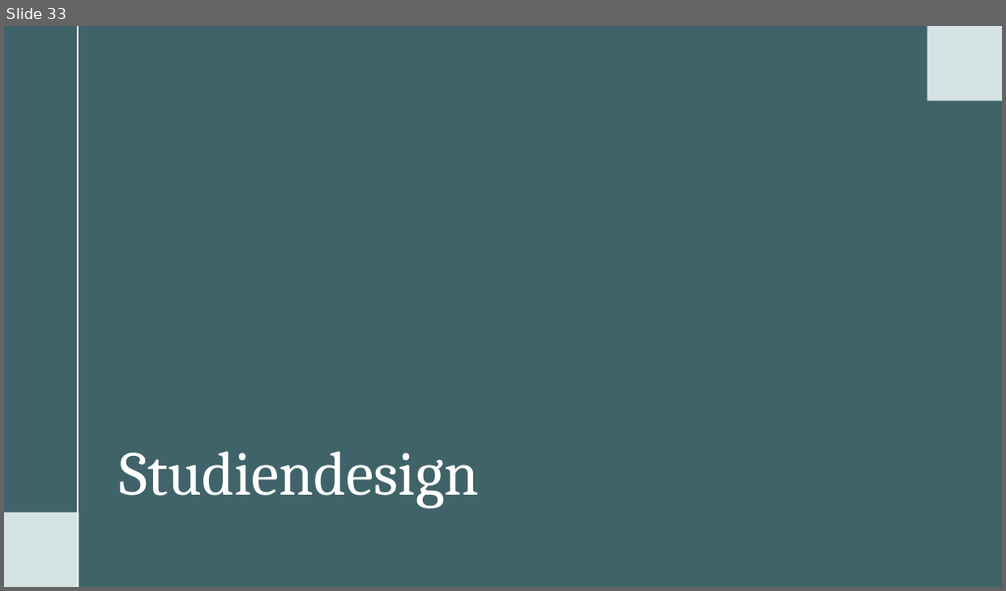
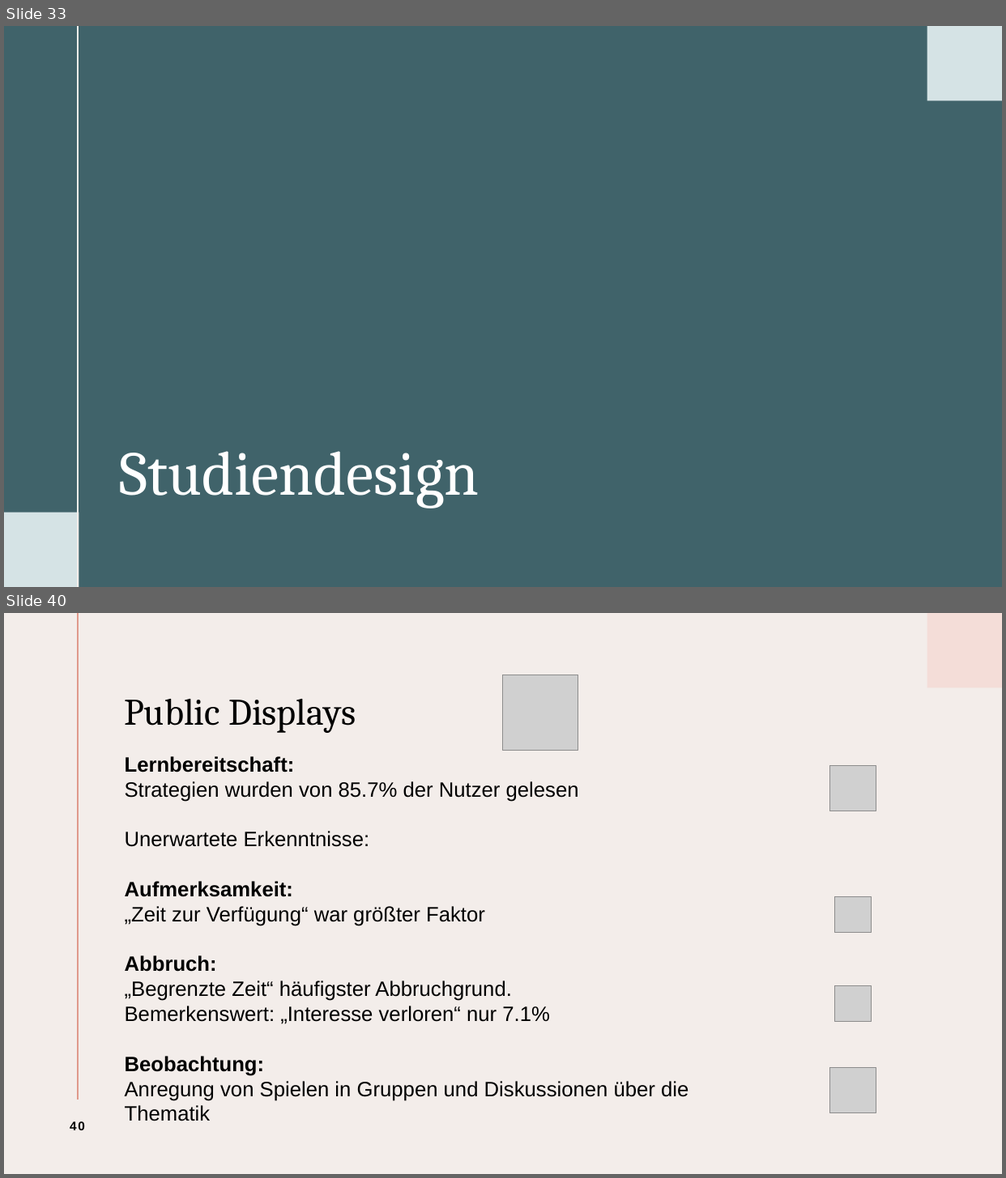
Before and after one commit to ToniHantschmann/deepfake_detector, a slide deck: presentation/presentation.pptx. Shown one above the other, each under a label of ours: slide 33 before the commit, slides 33 and 40 after it; the slides between them are not shown. The pictures are 1006x591 and 1006x1178 pixels, drawn with LibreOffice and Linux fonts; fonts in the diff are those of the drawing; grey boxes stand for pictures. Boxes give left, top, right and bottom in pixels: in the first picture for what was removed or moved away, otherwise in the second. Text is boxed around its words. In the diff, an @@ line names an element or a change of style, - is before the commit and + after.

```diff
--- a/presentation/presentation.pptx
+++ b/presentation/presentation.pptx
@@ slide 40 added at bbox=[4, 613, 1002, 1174], background #F3EDEA @@
@@ line added from (78, 613) to (78, 1100), #DF998B 1.5 pt @@
@@ rectangle added at bbox=[927, 613, 1002, 688], fill #F4DDD8 @@
@@ picture added at bbox=[503, 675, 578, 750] @@
@@ title added at bbox=[124, 699, 356, 733], 36 pt, text #000000 @@
+Public Displays
@@ text added at bbox=[125, 756, 688, 1122], 20 pt, text #000000 @@
+Lernbereitschaft:
+Strategien wurden von 85.7% der Nutzer gelesen
+Unerwartete Erkenntnisse:
+Aufmerksamkeit:
+„Zeit zur Verfügung“ war größter Faktor
+Abbruch:
+„Begrenzte Zeit“ häufigster Abbruchgrund.
+Bemerkenswert: „Interesse verloren“ nur 7.1%
+Beobachtung:
+Anregung von Spielen in Gruppen und Diskussionen über die Thematik
@@ picture added at bbox=[830, 766, 876, 811] @@
@@ picture added at bbox=[835, 897, 871, 933] @@
@@ picture added at bbox=[835, 986, 871, 1022] @@
@@ picture added at bbox=[830, 1068, 876, 1114] @@
@@ page number added at bbox=[70, 1122, 85, 1131], 12 pt, text #000000, bold @@
+40
```
Also in this commit, not shown: 7 slides changed, 8 other slides added, 1 slide removed.
